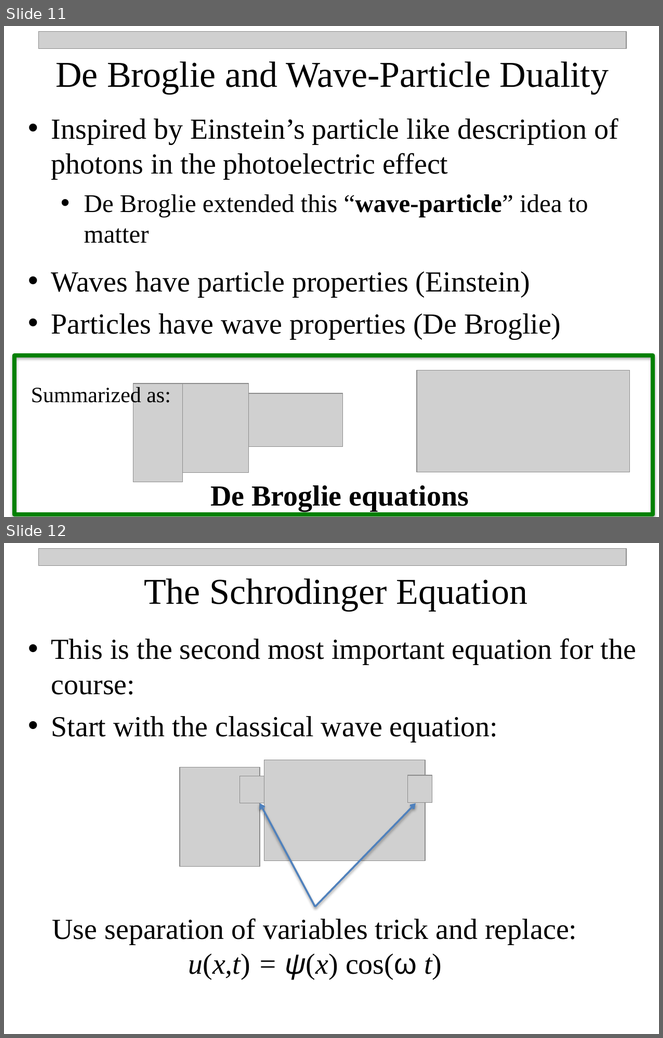
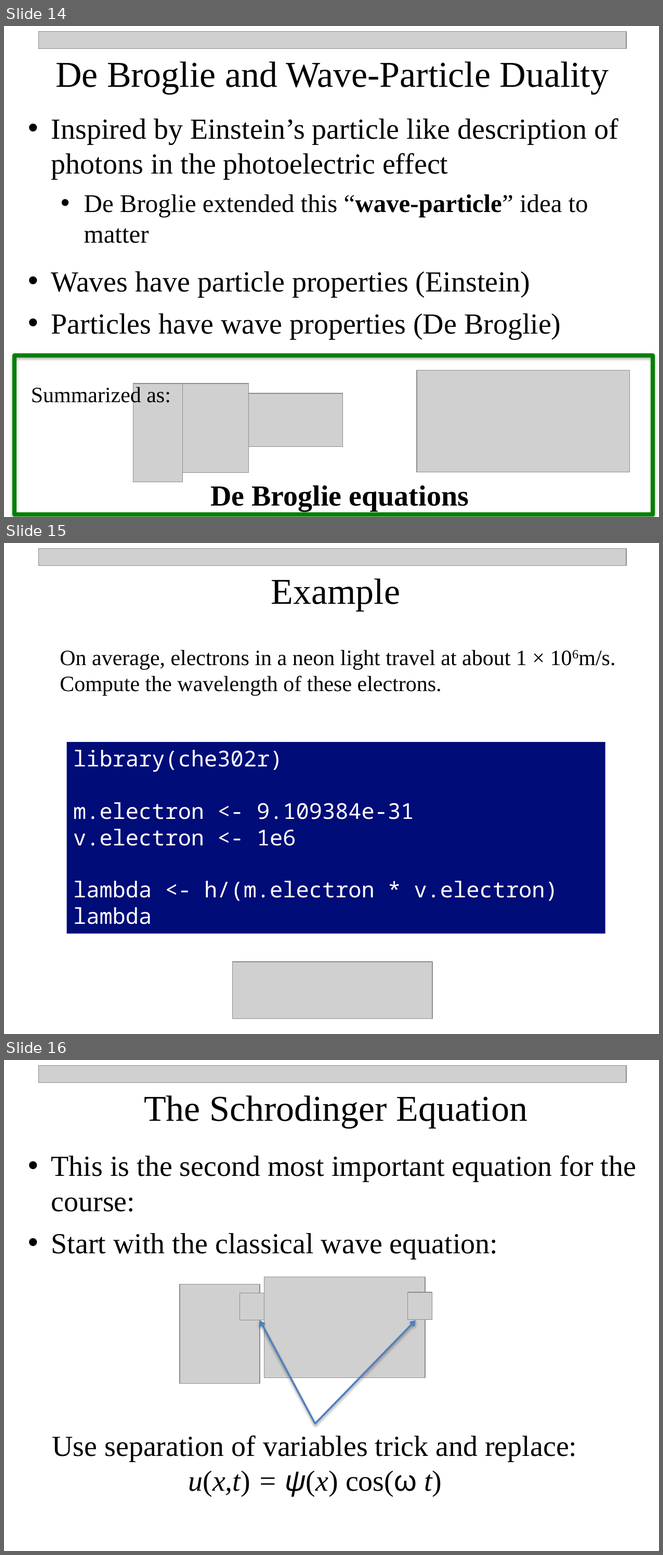
Before and after one commit to npetraco/CHE302, a slide deck: Notes/3_Quantum_TheoryII.pptx. Shown one above the other, each under a label of ours: slides 11 and 12 before the commit, slides 14, 15 and 16 after it. The pictures are 663x1038 and 663x1555 pixels, drawn with LibreOffice and Linux fonts; fonts in the diff are those of the drawing; grey boxes stand for pictures. Boxes give left, top, right and bottom in pixels: in the first picture for what was removed or moved away, otherwise in the second. Text is boxed around its words. In the diff, an @@ line names an element or a change of style, - is before the commit and + after.

```diff
--- a/Notes/3_Quantum_TheoryII.pptx
+++ b/Notes/3_Quantum_TheoryII.pptx
@@ slide 15 added at bbox=[4, 543, 659, 1034], background #FFFFFF @@
@@ picture added at bbox=[39, 548, 626, 565] @@
@@ text added at bbox=[271, 578, 400, 611], 40 pt, text #000000 @@
+Example
@@ text added at bbox=[60, 650, 616, 696], 24 pt, text #000000 @@
+On average, electrons in a neon light travel at about 1 × 106m/s. Compute the wavelength of these electrons.
@@ rectangle added at bbox=[67, 742, 606, 934], fill #000C78, 24 pt, text #FFFFFF @@
+library(che302r)
+m.electron <- 9.109384e-31
+v.electron <- 1e6
+lambda <- h/(m.electron * v.electron)
+lambda
@@ picture added at bbox=[233, 962, 432, 1019] @@
@@ what was slide 11 is now slide 14 @@
@@ what was slide 12 is now slide 16 @@
```
Also in this commit, not shown: 3 other slides added, 4 other files.
